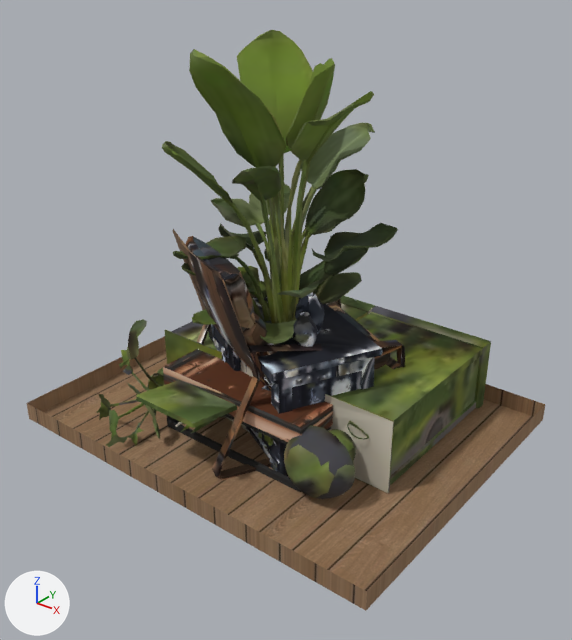
Two versions of the glTF model public/models/apartments/loft_furniture.glb, one commit apart.
Before and after are seen from a 50 mm lens placed at (4.02, -5.01, 4.16), pointed at (0.17, -0.2, 1.18). The lights are fixed; the arrows at lower left show +X, +Y and +Z. The picture after the commit comes second.

Objects in the first picture: 'chair', 'coffee', 'console', 'lamp', 'plant', 'sofa'.
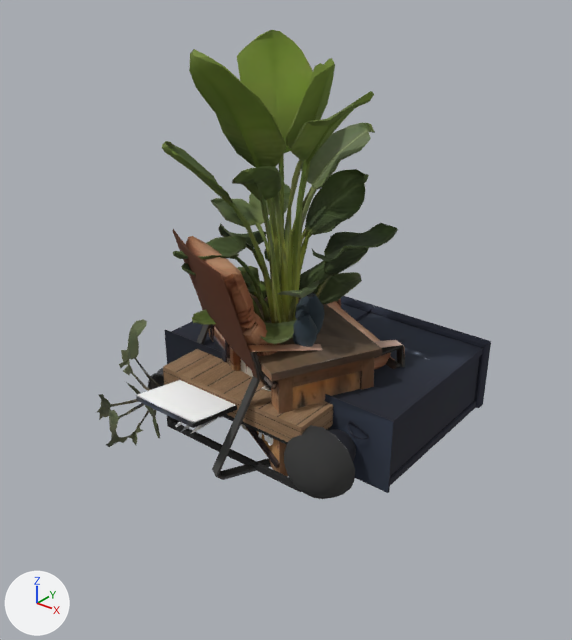
Location of each change, [x1, y1, x2, y2] in pixels of the pictures (572 x 640 px):
'coffee', deleted (brown): before [27, 336, 545, 611]
'sofa', surface changed: [97, 296, 491, 499] in both
'console', surface changed: [209, 292, 382, 477] in both
'chair', surface changed: [173, 229, 405, 480] in both
'lamp', surface changed: [163, 349, 333, 492] in both

The edits, one by one:
Material 'Material.015' (mat_material_015) changes its picture from img_albedo_001 to img_albedo.
Material 'Material.007' (mat_material_007) changes its picture from img_albedo_002 to img_albedo_001.
Material 'Material.009' (mat_material_009) changes its picture from img_albedo_003 to img_albedo_002.
Material 'Material.012' (mat_material_012) changes its picture from img_albedo_004 to img_albedo_003.
Object 'coffee' (ob_coffee) is deleted.
